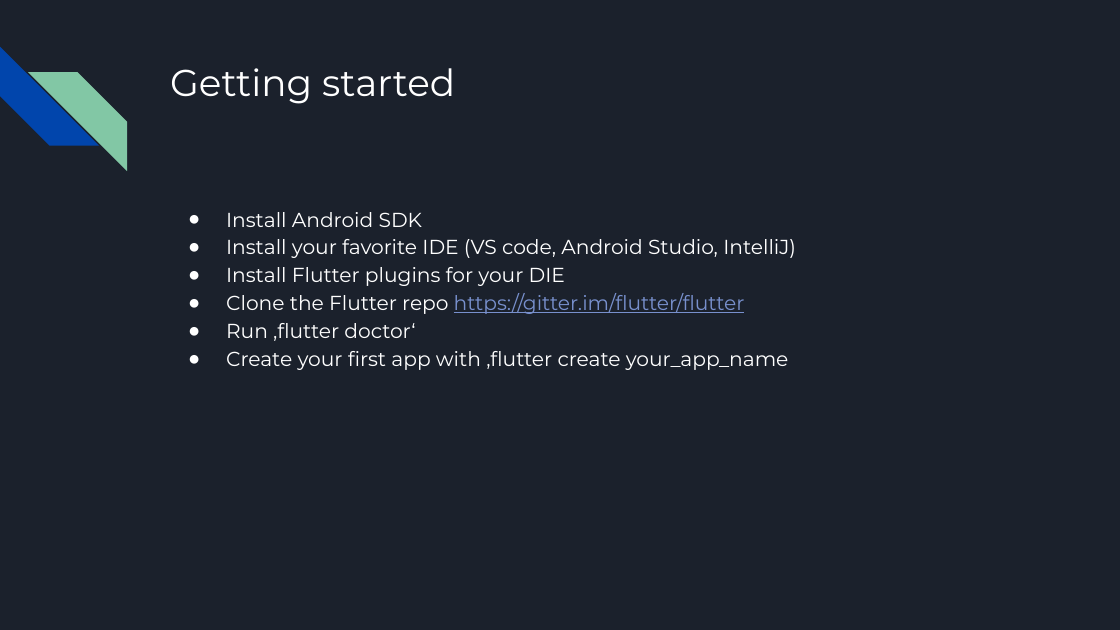
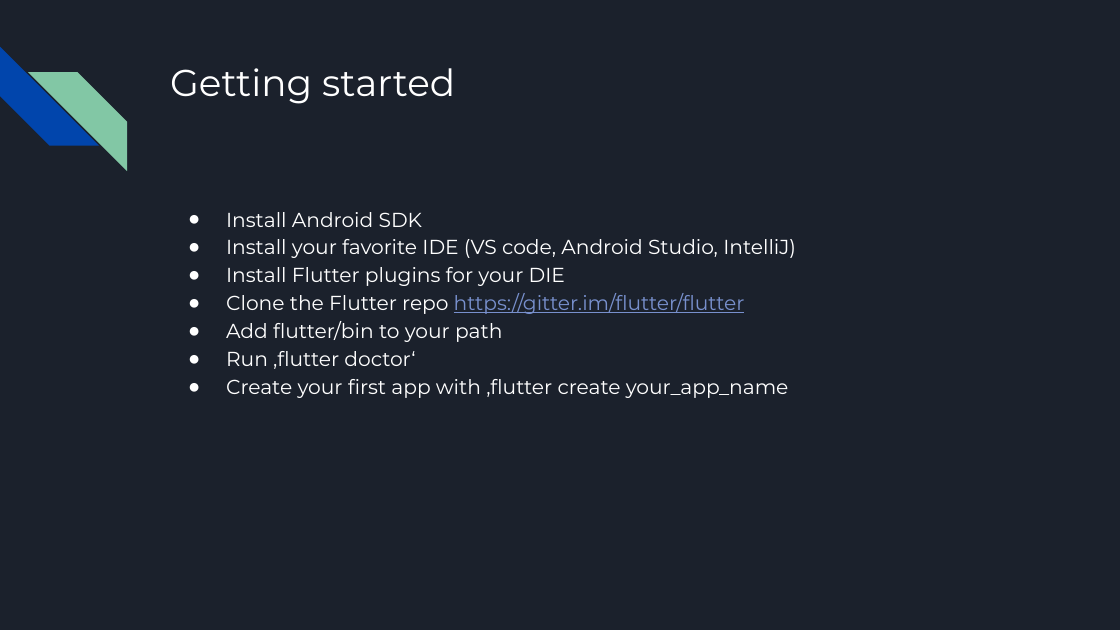
Before and after one commit to escamoteur/Cologne-Flutter-Meetup, a slide deck: slide 21 of Cologne-Meetup.pptx. Drawn at 1120x630 pixels with LibreOffice and Linux fonts; fonts in the diff are those of the drawing. Boxes give left, top, right and bottom in pixels: in the first picture for what was removed or moved away, otherwise in the second. Text is boxed around its words. In the diff, an @@ line names an element or a change of style, - is before the commit and + after.

```diff
--- a/Cologne-Meetup.pptx
+++ b/Cologne-Meetup.pptx
@@ text at (x1=226, y1=321, x2=502, y2=342): paragraph added @@
+● Add flutter/bin to your path
```
Also in this commit, not shown: 2 other slides changed, 1 other file.
